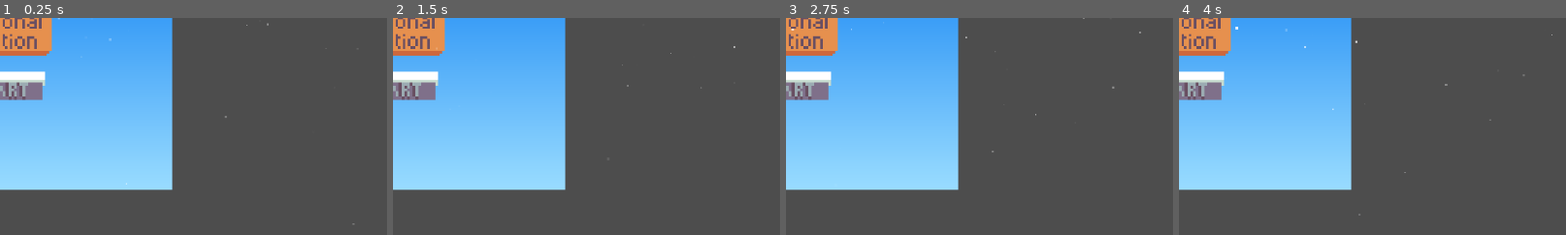
Above: before the commit, frames 1-4 (left to right).
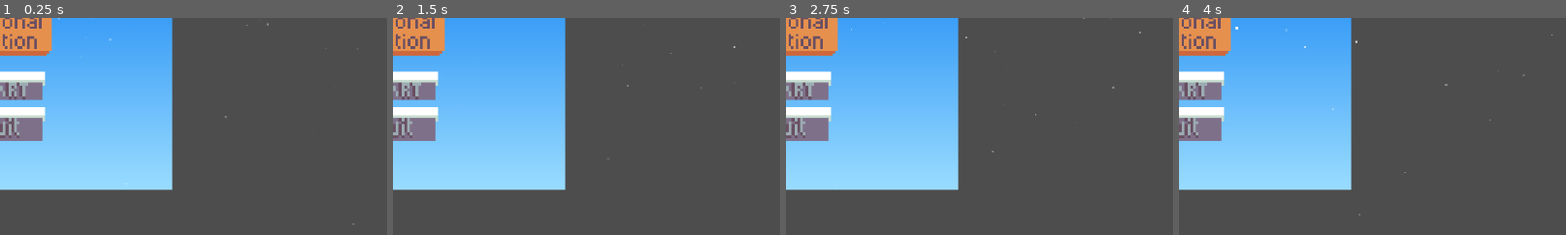
Above: after the commit, the same moments.

Repository: jbroberg42/Spring_Jam_2026
Game: Godot game, scene res://scenes/main menu.tscn
Same seed, same stepped clock (60 frames per second), same inputs: the game is played once before the commit and once after it. This scene is started directly instead of the project's main scene.
Inputs:
- Up to frame 1 (0.25 s): no input
- Up to frame 2 (1.5 s): tap Enter at 0.5 s; hold D (move_right) from 0.53 s (still down); tap E (switch) at 0.6, 1.35 s; tap Space (jump) at 0.77 s
- Up to frame 3 (2.75 s): tap Space (jump) at 1.52, 2 s; release D (move_right) at 2.03 s; hold A (move_left) from 2.03 s (still down); tap E (switch) at 2.1 s
- Up to frame 4 (4 s): tap Enter at 2.75 s; release A (move_left) at 2.78 s; hold D (move_right) from 2.78 s (still down); tap E (switch) at 2.85, 3.6 s; tap Space (jump) at 3.02, 3.5, 3.77 s
The pictures show only the part of the screen within x 0-50%, y 0-50%; the shares and areas given below are measured in that part.

The runs differ from the first frame. In frame 1, 1.8% of the frame differs, in the area x 0-12%, y 41-57%; in frame 2, 1.8%; in frame 3, 1.8%, in the area x 0-12%, y 4-57%; in frame 4, 1.8%.

Commit message:
updated main menu

Diff:
--- a/scenes/main menu.tscn
+++ b/scenes/main menu.tscn
@@ -3,6 +3,8 @@
 [ext_resource type="Texture2D" uid="uid://j2rbmprlyjw5" path="res://assets/sprites/title.png" id="1_xsilq"]
 [ext_resource type="Texture2D" uid="uid://6ip5svysa1qb" path="res://assets/sprites/start.png" id="2_12vek"]
 [ext_resource type="Texture2D" uid="uid://dhfjjca0bjjmr" path="res://assets/sprites/Flower petal.png" id="3_12vek"]
+[ext_resource type="Texture2D" uid="uid://bdgyhk74kdnkb" path="res://assets/sprites/GooseIdle.png" id="4_km7eu"]
+[ext_resource type="Texture2D" uid="uid://jl3y1xkqnqa5" path="res://assets/sprites/quit.png" id="5_5a6dn"]
 
 [sub_resource type="Gradient" id="Gradient_u5sy4"]
 offsets = PackedFloat32Array(0, 0.18992248, 1)
@@ -53,10 +55,47 @@
 turbulence_influence_min = 0.032
 turbulence_influence_max = 0.11800001
 
+[sub_resource type="AtlasTexture" id="AtlasTexture_ljdde"]
+atlas = ExtResource("4_km7eu")
+region = Rect2(0, 0, 32, 32)
+
+[sub_resource type="AtlasTexture" id="AtlasTexture_oy07q"]
+atlas = ExtResource("4_km7eu")
+region = Rect2(32, 0, 32, 32)
+
+[sub_resource type="AtlasTexture" id="AtlasTexture_c1qw6"]
+atlas = ExtResource("4_km7eu")
+region = Rect2(64, 0, 32, 32)
+
+[sub_resource type="AtlasTexture" id="AtlasTexture_fak3k"]
+atlas = ExtResource("4_km7eu")
+region = Rect2(96, 0, 32, 32)
+
+[sub_resource type="SpriteFrames" id="SpriteFrames_4w47j"]
+animations = [{
+"frames": [{
+"duration": 1.0,
+"texture": SubResource("AtlasTexture_ljdde")
+}, {
+"duration": 1.0,
+"texture": SubResource("AtlasTexture_oy07q")
+}, {
+"duration": 1.0,
+"texture": SubResource("AtlasTexture_c1qw6")
+}, {
+"duration": 1.0,
+"texture": SubResource("AtlasTexture_fak3k")
+}],
+"loop": true,
+"name": &"default",
+"speed": 5.0
+}]
+
 [node name="Sky" type="Sprite2D" unique_id=1169360015]
 texture = SubResource("GradientTexture2D_v26od")
 
 [node name="Sprite2D" type="Sprite2D" parent="." unique_id=971608616]
+z_index = 1
 position = Vector2(0, -2)
 scale = Vector2(3.65625, 3.65625)
 texture = ExtResource("1_xsilq")
@@ -80,3 +119,15 @@
 lifetime = 10.0
 preprocess = 30.0
 process_material = SubResource("ParticleProcessMaterial_5a6dn")
+
+[node name="AnimatedSprite2D" type="AnimatedSprite2D" parent="." unique_id=200500889]
+position = Vector2(0, -89.99999)
+scale = Vector2(3.5, 3.5)
+sprite_frames = SubResource("SpriteFrames_4w47j")
+autoplay = "default"
+frame_progress = 0.7802515
+
+[node name="Sprite2D3" type="Sprite2D" parent="." unique_id=1792574728]
+position = Vector2(0, 162)
+scale = Vector2(4.1875005, 4.1875005)
+texture = ExtResource("5_5a6dn")
Not shown, added: assets/sprites/quit.png.import
